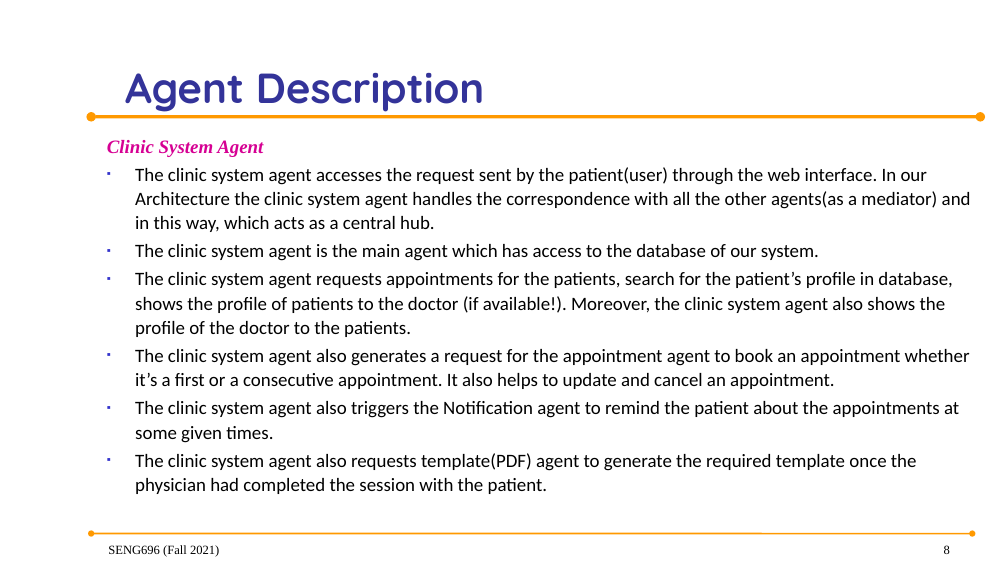
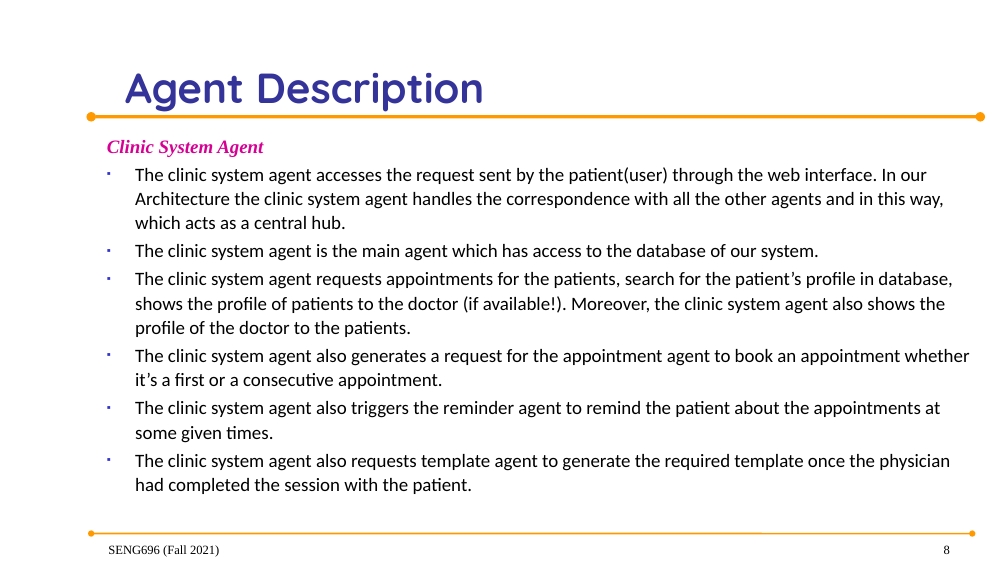
Before and after one commit to anish30145784/SENG696_GroupD, a slide deck: slide 8 of GroupD_ProjectPresentation.pptx. Drawn at 1008x567 pixels with LibreOffice and Linux fonts; fonts in the diff are those of the drawing; background and template pictures are left out. Boxes give left, top, right and bottom in pixels: in the first picture for what was removed or moved away, otherwise in the second. Text is boxed around its words. In the diff, an @@ line names an element or a change of style, - is before the commit and + after.

Commit message:
user defination case  for template and video link agent

```diff
--- a/GroupD_ProjectPresentation.pptx
+++ b/GroupD_ProjectPresentation.pptx
@@ text at box(135, 167, 944, 229): text changed @@
-▪ The clinic system agent accesses the request sent by the patient(user) through the web interface. In our Architecture the clinic system agent handles the correspondence with all the other agents(as a mediator) and in this way, which acts as a central hub.
+▪ The clinic system agent accesses the request sent by the patient(user) through the web interface. In our Architecture the clinic system agent handles the correspondence with all the other agents and in this way, which acts as a central hub.
@@ text at box(135, 349, 970, 494): text changed @@
-▪ The clinic system agent also generates a request for the appointment agent to book an appointment whether it’s a first or a consecutive appointment. It also helps to update and cancel an appointment.
-▪ The clinic system agent also triggers the Notification agent to remind the patient about the appointments at some given times.
-▪ The clinic system agent also requests template(PDF) agent to generate the required template once the physician had completed the session with the patient.
+▪ The clinic system agent also generates a request for the appointment agent to book an appointment whether it’s a first or a consecutive appointment.
+▪ The clinic system agent also triggers the reminder agent to remind the patient about the appointments at some given times.
+▪ The clinic system agent also requests template agent to generate the required template once the physician had completed the session with the patient.
```
Also in this commit, not shown: 6 other slides changed, 4 slides added, 4 slides removed.
